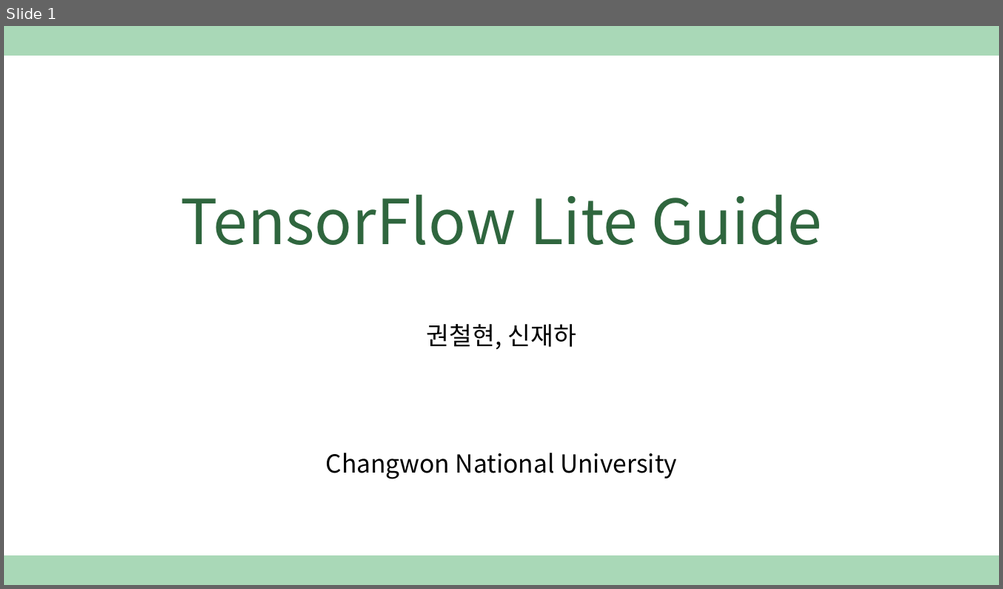
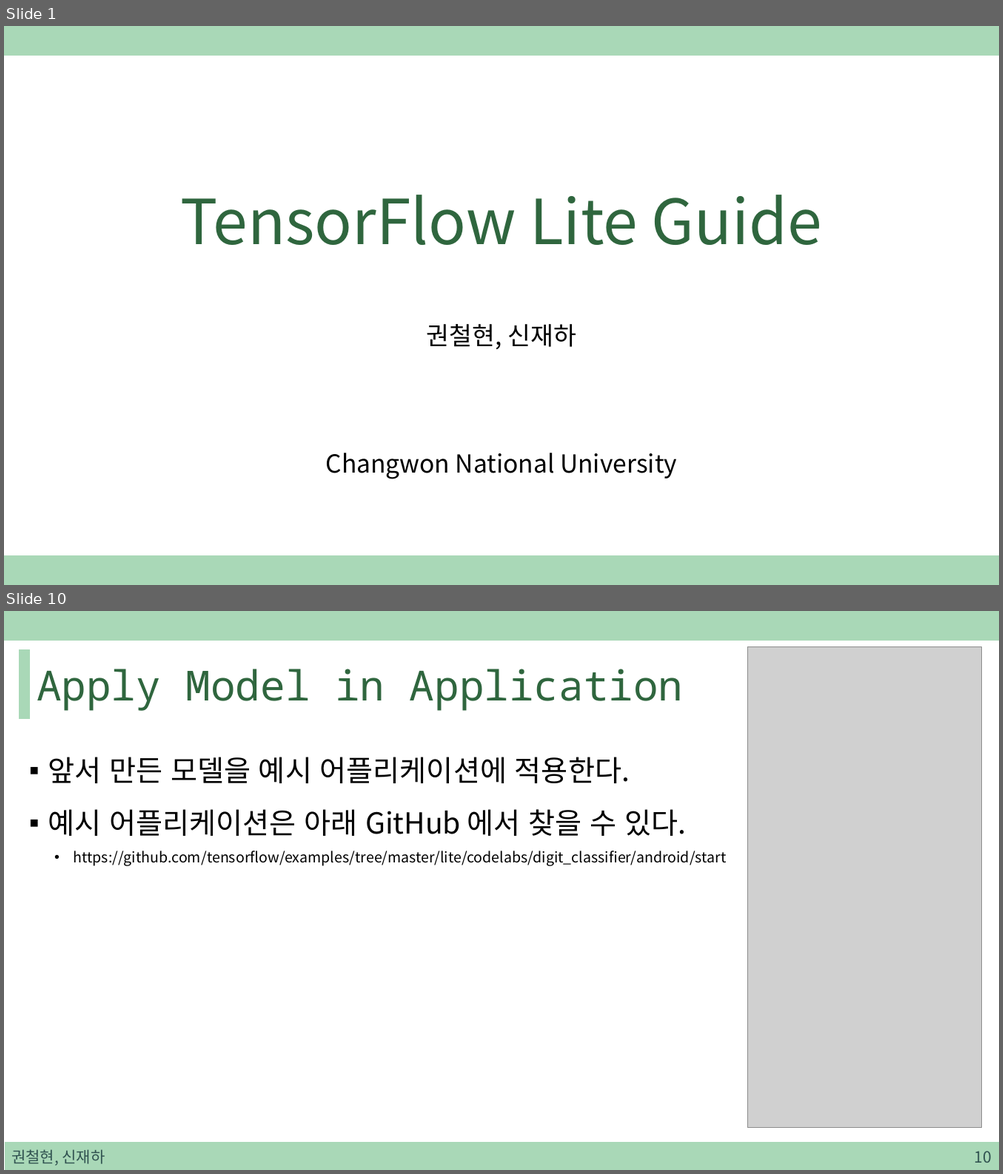
Before and after one commit to sjh4287/capston, a slide deck: 2022.01.07/TensorFlow Lite Guide.pptx. Shown one above the other, each under a label of ours: slide 1 before the commit, slides 1 and 10 after it; the slides between them are not shown. The pictures are 1003x589 and 1003x1174 pixels, drawn with LibreOffice and Linux fonts; fonts in the diff are those of the drawing; grey boxes stand for pictures. Boxes give left, top, right and bottom in pixels: in the first picture for what was removed or moved away, otherwise in the second. Text is boxed around its words. In the diff, an @@ line names an element or a change of style, - is before the commit and + after.

```diff
--- a/2022.01.07/TensorFlow Lite Guide.pptx
+++ b/2022.01.07/TensorFlow Lite Guide.pptx
@@ slide 10 added at (4, 611, 999, 1170), background #FFFFFF; not listed: 1 template element that a slide beside it also shows @@
@@ rectangle added at (20, 649, 29, 718), fill #A9D8B7, outline #A9D8B7 1 pt @@
@@ picture added at (748, 647, 982, 1128) @@
@@ title added at (37, 669, 683, 711), 40 pt, text #2F663E @@
+Apply Model in Application
@@ text added at (48, 757, 726, 866), 14 pt, text #000000 @@
+▪ 앞서 만든 모델을 예시 어플리케이션에 적용한다.
+▪ 예시 어플리케이션은 아래 GitHub 에서 찾을 수 있다.
+  • https://github.com/tensorflow/examples/tree/master/lite/codelabs/digit_classifier/android/start
@@ rectangle added at (5, 1143, 999, 1170), fill #A9D8B7, outline #A9D8B7 1 pt @@
@@ text added at (11, 1150, 105, 1166), 15 pt, text #305250 @@
+권철현, 신재하
@@ page number added at (974, 1151, 991, 1163), 15 pt, text #305250 @@
+10
```
Also in this commit, not shown: 21 other slides added.
